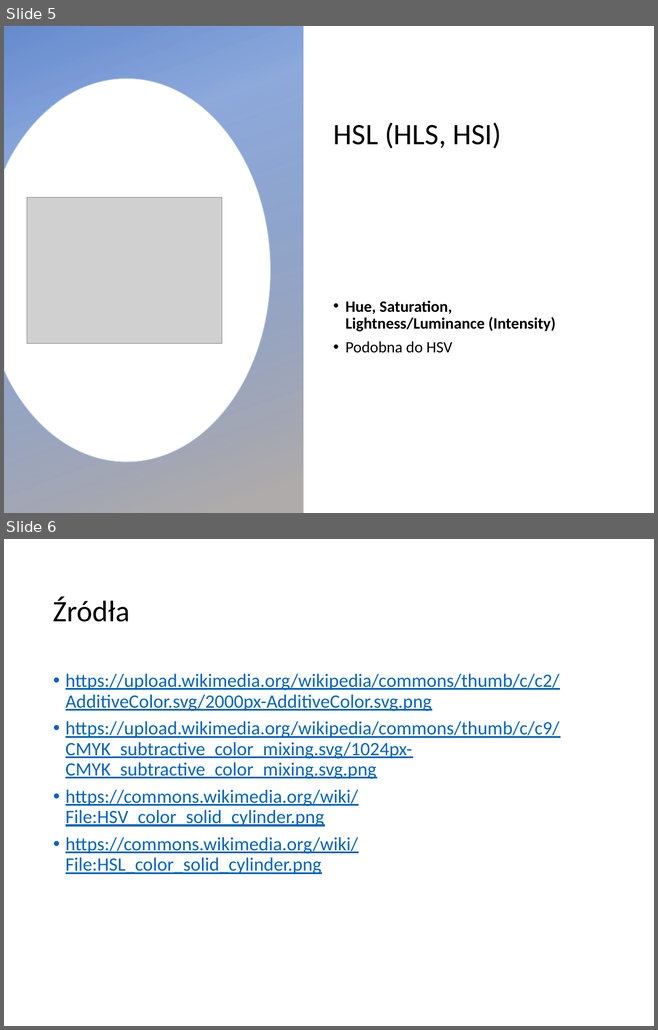
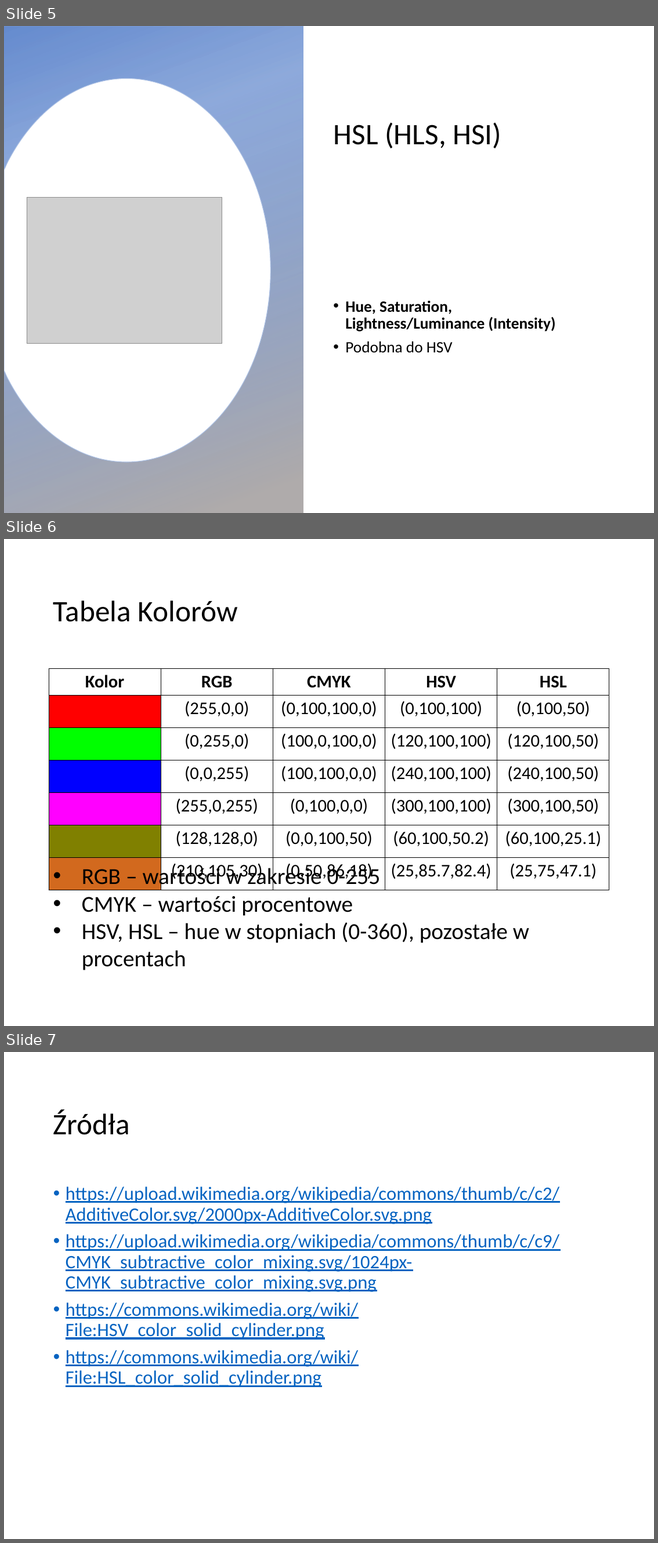
Before and after one commit to blackbat13/cs-lut, a slide deck: Grafika/Przestrzenie Kolorów.pptx. Shown one above the other, each under a label of ours: slides 5 and 6 before the commit, slides 5, 6 and 7 after it. The pictures are 658x1030 and 658x1543 pixels, drawn with LibreOffice and Linux fonts; fonts in the diff are those of the drawing; grey boxes stand for pictures; background and template pictures are left out. Boxes give left, top, right and bottom in pixels: in the first picture for what was removed or moved away, otherwise in the second. Text is boxed around its words. In the diff, an @@ line names an element or a change of style, - is before the commit and + after.

Commit message:
Dodano tabelę kolorów

```diff
--- a/Grafika/Przestrzenie Kolorów.pptx
+++ b/Grafika/Przestrzenie Kolorów.pptx
@@ slide 6 added at [4,539,654,1026], background #FFFFFF @@
@@ title added at [53,600,238,622], 46.9 pt, text #000000 @@
+Tabela Kolorów
@@ table added at [49,669,608,883], 7 rows, 5 columns @@
+Kolor | RGB | CMYK | HSV | HSL
+ | (255,0,0) | (0,100,100,0) | (0,100,100) | (0,100,50)
+ | (0,255,0) | (100,0,100,0) | (120,100,100) | (120,100,50)
+ | (0,0,255) | (100,100,0,0) | (240,100,100) | (240,100,50)
+ | (255,0,255) | (0,100,0,0) | (300,100,100) | (300,100,50)
+ | (128,128,0) | (0,0,100,50) | (60,100,50.2) | (60,100,25.1)
+ | (210,105,30) | (0,50,86,18) | (25,85.7,82.4) | (25,75,47.1)
@@ text added at [82,865,529,971], 36 pt, text #000000 @@
+• RGB – wartości w zakresie 0-255
+• CMYK – wartości procentowe
+• HSV, HSL – hue w stopniach (0-360), pozostałe w procentach
@@ what was slide 6 is now slide 7 @@
```
